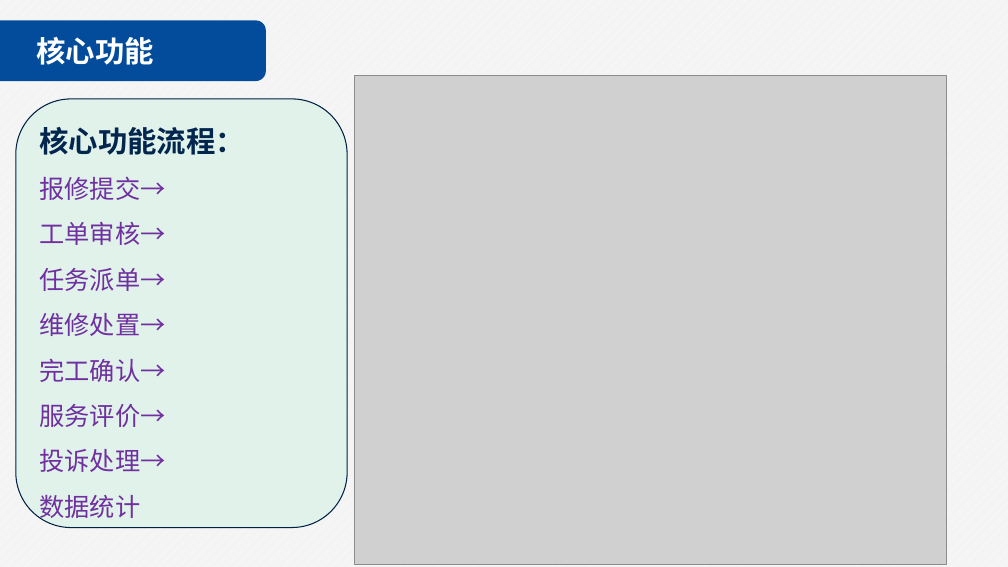
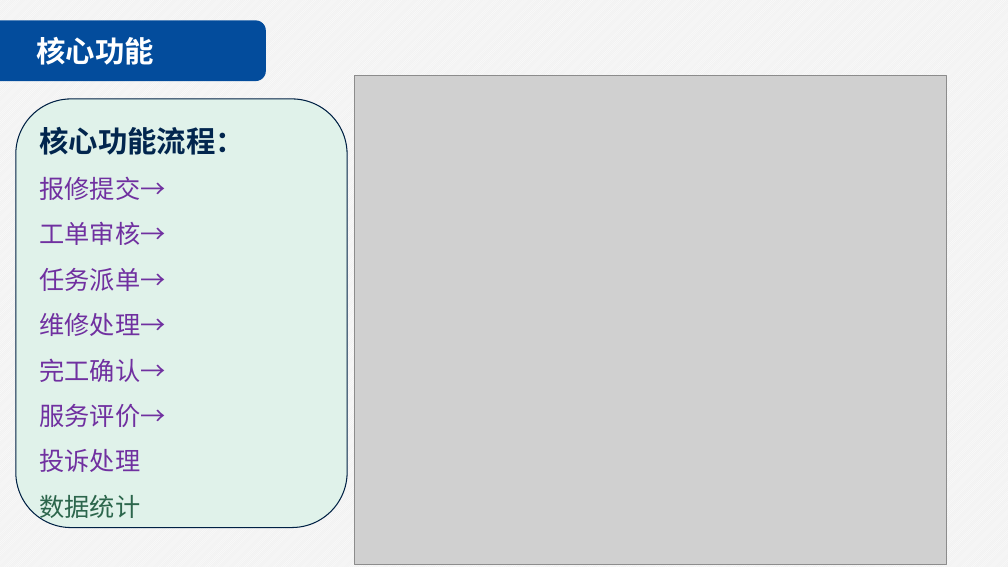
Before and after one commit to sunsun3662/software_engineering, a slide deck: slide 15 of 软件工程第2组汇报.pptx. Drawn at 1008x567 pixels with LibreOffice and Linux fonts; fonts in the diff are those of the drawing; grey boxes stand for pictures; background and template pictures are left out. Boxes give left, top, right and bottom in pixels: in the first picture for what was removed or moved away, otherwise in the second. Text is boxed around its words. In the diff, an @@ line names an element or a change of style, - is before the commit and + after.

```diff
--- a/软件工程第2组汇报.pptx
+++ b/软件工程第2组汇报.pptx
@@ text in rounded rectangle at box(39, 313, 165, 336): text changed @@
-维修处置→
+维修处理→
@@ text in rounded rectangle at box(39, 449, 140, 472): text changed @@
-投诉处理→
+投诉处理
@@ text in rounded rectangle at box(39, 495, 140, 523): text colour #7030A0 to #2C664C in "数据统计" @@
```
Also in this commit, not shown: 6 other slides changed, 2 slides added, 1 other file.
